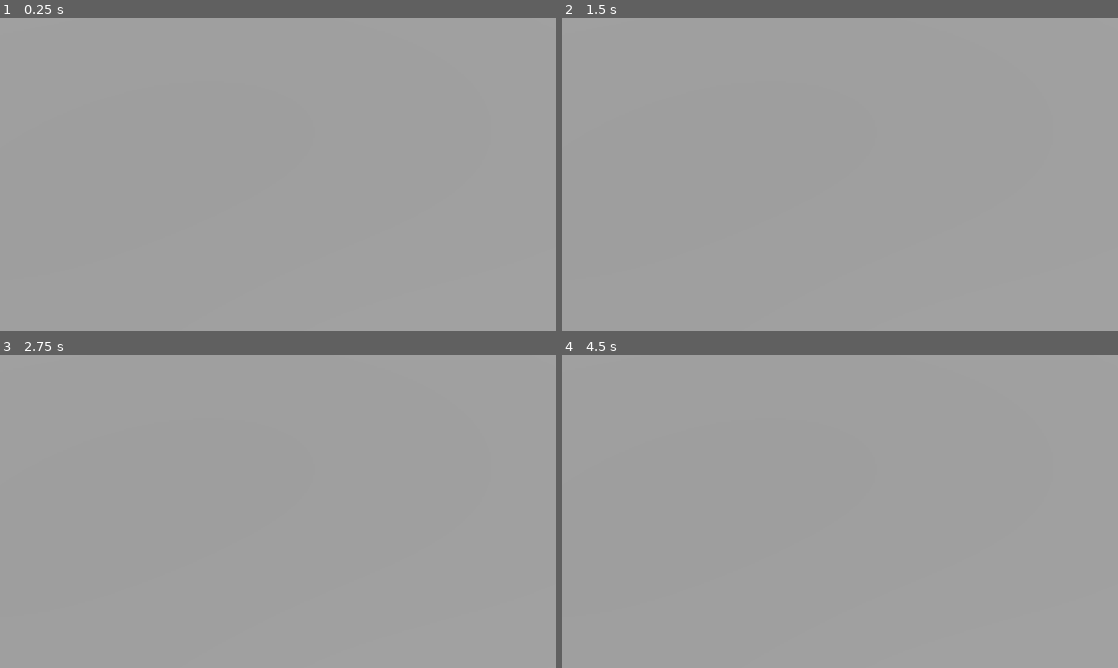
Above: before the commit, frames 1-4 (two rows, left to right).
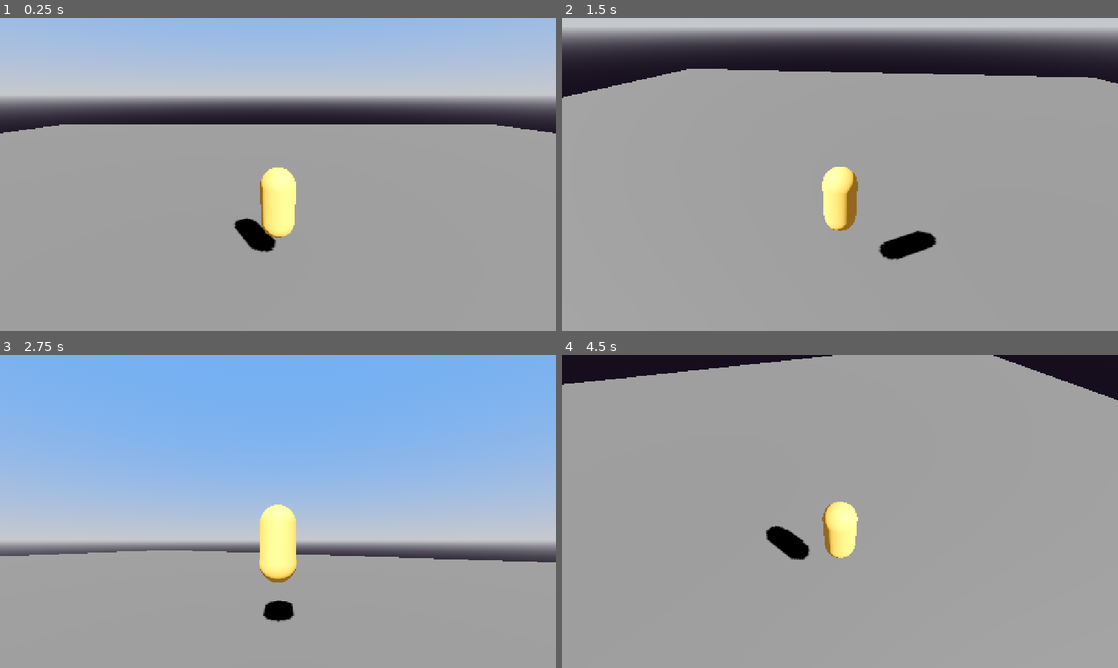
Above: after the commit, the same moments.

Repository: yojananyosef/viajero-tiempo
Game: Godot game, scene res://scenes/maps/Map_01_Origen.tscn
Same seed, same stepped clock (60 frames per second), same inputs: the game is played once before the commit and once after it.
Inputs (mouse positions are in pixels of both pictures, inside the frame that each line leads up to):
- Up to frame 1 (0.25 s): no input
- Up to frame 2 (1.5 s): move the mouse to (962, 158) at 0.52 s; hold D (move_right, bound only after the commit) 0.53-1.28 s; hold Shift (sprint, bound only after the commit) 0.53-1.28 s; click (962, 158) at 0.67 s; tap Space (jump, bound only after the commit) at 0.77, 0.8, 1.07, 1.35 s; move the mouse to (728, 190) at 1.27 s; hold S (move_back, bound only after the commit) from 1.28 s (still down); click (728, 190) at 1.42 s
- Up to frame 3 (2.75 s): tap Space (jump, bound only after the commit) at 1.52, 1.82, 2.3 s; tap Shift (sprint, bound only after the commit) at 1.55 s; move the mouse to (333, 442) at 2.02 s; release S (move_back, bound only after the commit) at 2.03 s; hold D (move_right, bound only after the commit) from 2.03 s (still down); hold Shift (sprint, bound only after the commit) from 2.03 s (still down); click (333, 442) at 2.17 s
- Up to frame 4 (4.5 s): move the mouse to (812, 574) at 2.77 s; release D (move_right, bound only after the commit) at 2.78 s; release Shift (sprint, bound only after the commit) at 2.78 s; hold W (move_forward, bound only after the commit) 2.78-3.53 s; tap Shift (sprint, bound only after the commit) at 2.85, 4.35 s; click (812, 574) at 2.92 s; tap Space (jump, bound only after the commit) at 3.02, 3.32, 3.6, 3.77, 4.07 s; move the mouse to (1006, 558) at 3.52 s; hold A (move_left, bound only after the commit) from 3.53 s (still down); click (1006, 558) at 3.67 s; tap Escape (ui_cancel) at 4.15 s; move the mouse to (673, 464) at 4.27 s; click (673, 464) at 4.42 s

The runs differ from the first frame. In frame 1, 35% of the frame differs, in the area x 0-100%, y 0-75%; in frame 2, 19%; in frame 3, 64%, in the area x 0-100%, y 0-86%; in frame 4, 5.4%.

Commit message:
feat(SPEC-001): traveler 3p jugable en Map_01
- mover.gd: walk/run/jump, coyote 0.1s, relativo a camara
- follow_camera.gd: SpringArm3D + lerp, orbita con raton
- Traveler.tscn: CharacterBody3D + capsula + rig de camara
- Map_01: spawn point + instancia, fuera camara estatica
- project.godot: InputMap move_*/jump/sprint

Diff:
--- a/project.godot
+++ b/project.godot
@@ -15,7 +15,7 @@
 
 [autoload]
 
-; Se activan en SPEC-001/002 cuando existan los scripts:
+; Se activan cuando existan los scripts (SPEC-002 crea save.gd):
 ; GameState="*res://scripts/core/game_state.gd"
 ; Net="*res://scripts/core/net.gd"
 ; Save="*res://scripts/core/save.gd"
@@ -33,9 +33,45 @@
 ; ENet por defecto. Servidor autoritativo. Instancias 8-20p.
 ; Ver openspec ADR-001.
 
+[input]
+
+move_forward={
+"deadzone": 0.2,
+"events": [Object(InputEventKey,"resource_local_to_scene":false,"resource_name":"","device":-1,"window_id":0,"alt_pressed":false,"shift_pressed":false,"ctrl_pressed":false,"meta_pressed":false,"pressed":false,"keycode":0,"physical_keycode":87,"key_label":0,"unicode":0,"location":0,"echo":false,"script":null)
+, Object(InputEventKey,"resource_local_to_scene":false,"resource_name":"","device":-1,"window_id":0,"alt_pressed":false,"shift_pressed":false,"ctrl_pressed":false,"meta_pressed":false,"pressed":false,"keycode":0,"physical_keycode":4194320,"key_label":0,"unicode":0,"location":0,"echo":false,"script":null)
+]
+}
+move_back={
+"deadzone": 0.2,
+"events": [Object(InputEventKey,"resource_local_to_scene":false,"resource_name":"","device":-1,"window_id":0,"alt_pressed":false,"shift_pressed":false,"ctrl_pressed":false,"meta_pressed":false,"pressed":false,"keycode":0,"physical_keycode":83,"key_label":0,"unicode":0,"location":0,"echo":false,"script":null)
+, Object(InputEventKey,"resource_local_to_scene":false,"resource_name":"","device":-1,"window_id":0,"alt_pressed":false,"shift_pressed":false,"ctrl_pressed":false,"meta_pressed":false,"pressed":false,"keycode":0,"physical_keycode":4194322,"key_label":0,"unicode":0,"location":0,"echo":false,"script":null)
+]
+}
+move_left={
+"deadzone": 0.2,
+"events": [Object(InputEventKey,"resource_local_to_scene":false,"resource_name":"","device":-1,"window_id":0,"alt_pressed":false,"shift_pressed":false,"ctrl_pressed":false,"meta_pressed":false,"pressed":false,"keycode":0,"physical_keycode":65,"key_label":0,"unicode":0,"location":0,"echo":false,"script":null)
+, Object(InputEventKey,"resource_local_to_scene":false,"resource_name":"","device":-1,"window_id":0,"alt_pressed":false,"shift_pressed":false,"ctrl_pressed":false,"meta_pressed":false,"pressed":false,"keycode":0,"physical_keycode":4194319,"key_label":0,"unicode":0,"location":0,"echo":false,"script":null)
+]
+}
+move_right={
+"deadzone": 0.2,
+"events": [Object(InputEventKey,"resource_local_to_scene":false,"resource_name":"","device":-1,"window_id":0,"alt_pressed":false,"shift_pressed":false,"ctrl_pressed":false,"meta_pressed":false,"pressed":false,"keycode":0,"physical_keycode":68,"key_label":0,"unicode":0,"location":0,"echo":false,"script":null)
+, Object(InputEventKey,"resource_local_to_scene":false,"resource_name":"","device":-1,"window_id":0,"alt_pressed":false,"shift_pressed":false,"ctrl_pressed":false,"meta_pressed":false,"pressed":false,"keycode":0,"physical_keycode":4194321,"key_label":0,"unicode":0,"location":0,"echo":false,"script":null)
+]
+}
+jump={
+"deadzone": 0.2,
+"events": [Object(InputEventKey,"resource_local_to_scene":false,"resource_name":"","device":-1,"window_id":0,"alt_pressed":false,"shift_pressed":false,"ctrl_pressed":false,"meta_pressed":false,"pressed":false,"keycode":0,"physical_keycode":32,"key_label":0,"unicode":0,"location":0,"echo":false,"script":null)
+]
+}
+sprint={
+"deadzone": 0.2,
+"events": [Object(InputEventKey,"resource_local_to_scene":false,"resource_name":"","device":-1,"window_id":0,"alt_pressed":false,"shift_pressed":false,"ctrl_pressed":false,"meta_pressed":false,"pressed":false,"keycode":0,"physical_keycode":4194325,"key_label":0,"unicode":0,"location":0,"echo":false,"script":null)
+]
+}
+
 [rendering]
 
-renderer/rendering_method="forward_plus"
 renderer/rendering_method.mobile="forward_plus"
 textures/vram_compression/import_etc2_astc=true
 environment/defaults/default_clear_color=Color(0.05, 0.06, 0.1, 1)
--- a/scenes/maps/Map_01_Origen.tscn
+++ b/scenes/maps/Map_01_Origen.tscn
@@ -1,4 +1,6 @@
-[gd_scene load_steps=6 format=3 uid="uid://viajero_map01_origen"]
+[gd_scene load_steps=7 format=3 uid="uid://viajero_map01_origen"]
+
+[ext_resource type="PackedScene" path="res://scenes/player/Traveler.tscn" id="1"]
 
 [sub_resource type="ProceduralSkyMaterial" id="SkyMat_1"]
 sky_top_color = Color(0.35, 0.55, 0.9, 1)
@@ -29,10 +31,11 @@
 [node name="WorldEnvironment" type="WorldEnvironment" parent="."]
 environment = SubResource("Environment_1")
 
-[node name="Camera3D" type="Camera3D" parent="."]
-transform = Transform3D(1, 0, 0, 0, 0.707107, 0.707107, 0, -0.707107, 0.707107, 0, 4, 8)
-current = true
-fov = 60.0
+[node name="SpawnPoint" type="Node3D" parent="."]
+transform = Transform3D(1, 0, 0, 0, 1, 0, 0, 0, 1, 0, 1, 0)
+
+[node name="Traveler" parent="." instance=ExtResource("1")]
+transform = Transform3D(1, 0, 0, 0, 1, 0, 0, 0, 1, 0, 1, 0)
 
 [node name="Ground" type="StaticBody3D" parent="."]
 
--- /dev/null
+++ b/scenes/player/Traveler.tscn
@@ -0,0 +1,43 @@
+[gd_scene load_steps=6 format=3]
+
+[ext_resource type="Script" path="res://scripts/gameplay/mover.gd" id="1"]
+[ext_resource type="Script" path="res://scripts/gameplay/follow_camera.gd" id="2"]
+
+[sub_resource type="CapsuleShape3D" id="CapShape"]
+radius = 0.4
+height = 1.7
+
+[sub_resource type="StandardMaterial3D" id="TunicMat"]
+albedo_color = Color(0.98, 0.78, 0.42, 1)
+roughness = 0.6
+emission_enabled = true
+emission = Color(0.45, 0.32, 0.12, 1)
+
+[sub_resource type="CapsuleMesh" id="CapMesh"]
+material = SubResource("TunicMat")
+radius = 0.4
+height = 1.7
+
+[node name="Traveler" type="CharacterBody3D"]
+collision_layer = 2
+collision_mask = 1
+script = ExtResource("1")
+
+[node name="CollisionShape3D" type="CollisionShape3D" parent="."]
+transform = Transform3D(1, 0, 0, 0, 1, 0, 0, 0, 1, 0, 0.9, 0)
+shape = SubResource("CapShape")
+
+[node name="Visual" type="MeshInstance3D" parent="."]
+transform = Transform3D(1, 0, 0, 0, 1, 0, 0, 0, 1, 0, 0.9, 0)
+mesh = SubResource("CapMesh")
+
+[node name="CameraRig" type="SpringArm3D" parent="."]
+transform = Transform3D(1, 0, 0, 0, 1, 0, 0, 0, 1, 0, 1.6, 0)
+collision_mask = 1
+spring_length = 5.5
+margin = 0.3
+script = ExtResource("2")
+
+[node name="Camera3D" type="Camera3D" parent="CameraRig"]
+current = true
+fov = 65.0
--- /dev/null
+++ b/scripts/gameplay/follow_camera.gd
@@ -0,0 +1,45 @@
+extends SpringArm3D
+## SPEC-001 — Cámara follow en 3ª persona (SpringArm3D + Camera3D).
+## Sigue al Traveler (es hija suya) con órbita suavizada por lerp.
+## Clic captura el ratón para orbitar; Esc lo libera. Sin captura usa el
+## encuadre fijo, así que el juego es jugable solo con teclado.
+
+@export var target_yaw: float = 0.0
+@export var target_pitch_deg: float = -18.0
+@export var smooth: float = 10.0
+@export var mouse_sensitivity: float = 0.0035
+@export var min_pitch_deg: float = -60.0
+@export var max_pitch_deg: float = 20.0
+
+@onready var _cam: Camera3D = $Camera3D
+
+
+func _ready() -> void:
+	rotation = Vector3(deg_to_rad(target_pitch_deg), target_yaw, 0.0)
+	if is_instance_valid(_cam):
+		_cam.current = true
+
+
+func _unhandled_input(event: InputEvent) -> void:
+	if event is InputEventMouseButton:
+		var mb := event as InputEventMouseButton
+		if mb.button_index == MOUSE_BUTTON_LEFT and mb.pressed:
+			Input.mouse_mode = Input.MOUSE_MODE_CAPTURED
+	elif event is InputEventMouseMotion and Input.mouse_mode == Input.MOUSE_MODE_CAPTURED:
+		var mm := event as InputEventMouseMotion
+		target_yaw -= mm.relative.x * mouse_sensitivity
+		target_pitch_deg = clampf(
+			target_pitch_deg - mm.relative.y * mouse_sensitivity * 57.2958,
+			min_pitch_deg, max_pitch_deg
+		)
+	if event.is_action_pressed("ui_cancel") and Input.mouse_mode == Input.MOUSE_MODE_CAPTURED:
+		Input.mouse_mode = Input.MOUSE_MODE_VISIBLE
+
+
+func _process(delta: float) -> void:
+	var want := Vector3(deg_to_rad(target_pitch_deg), target_yaw, 0.0)
+	# Lerp por componentes (pitch/yaw); el roll siempre 0.
+	var t: float = minf(1.0, smooth * delta)
+	rotation.x = lerp_angle(rotation.x, want.x, t)
+	rotation.y = lerp_angle(rotation.y, want.y, t)
+	rotation.z = 0.0
--- /dev/null
+++ b/scripts/gameplay/mover.gd
@@ -0,0 +1,54 @@
+extends CharacterBody3D
+## SPEC-001 — Mover terrestre del Traveler (sin red, sin saves).
+## Walk/run/jump con gravedad, coyote 0.1s y giro suavizado del visual.
+## Movimiento relativo a la cámara (yaw del SpringArm3D hijo).
+
+@export var walk_speed: float = 4.5
+@export var run_speed: float = 7.0
+@export var jump_velocity: float = 5.0
+@export var acceleration: float = 30.0
+@export var turn_speed: float = 12.0
+@export var gravity_scale: float = 1.0
+
+const COYOTE_TIME: float = 0.1
+
+var _coyote: float = 0.0
+var _gravity: float = ProjectSettings.get_setting("physics/3d/default_gravity", 9.8)
+
+@onready var _visual: MeshInstance3D = $Visual
+@onready var _rig: SpringArm3D = $CameraRig
+
+
+func _physics_process(delta: float) -> void:
+	var input_vec := Vector2(
+		Input.get_axis("move_left", "move_right"),
+		Input.get_axis("move_forward", "move_back")
+	)
+	if input_vec.length() > 1.0:
+		input_vec = input_vec.normalized()
+
+	# Dirección relativa al yaw de la cámara para que WASD siga al encuadre.
+	var yaw: float = _rig.global_rotation.y if is_instance_valid(_rig) else global_rotation.y
+	var dir: Vector3 = Basis(Vector3.UP, yaw) * Vector3(input_vec.x, 0.0, input_vec.y)
+
+	# Gravedad + coyote.
+	if is_on_floor():
+		_coyote = COYOTE_TIME
+	else:
+		velocity.y -= _gravity * gravity_scale * delta
+		_coyote -= delta
+
+	if Input.is_action_just_pressed("jump") and (is_on_floor() or _coyote > 0.0):
+		velocity.y = jump_velocity
+		_coyote = 0.0
+
+	var speed: float = run_speed if Input.is_action_pressed("sprint") else walk_speed
+	var target := Vector3(dir.x * speed, velocity.y, dir.z * speed)
+	velocity.x = move_toward(velocity.x, target.x, acceleration * delta)
+	velocity.z = move_toward(velocity.z, target.z, acceleration * delta)
+	move_and_slide()
+
+	# Gira solo el visual: el cuerpo no rota para no arrastrar la cámara hija.
+	if dir.length() > 0.1 and is_instance_valid(_visual):
+		var target_yaw := atan2(dir.x, dir.z)
+		_visual.rotation.y = lerp_angle(_visual.rotation.y, target_yaw, minf(1.0, turn_speed * delta))
Not shown, added: scripts/gameplay/follow_camera.gd.uid
Not shown, added: scripts/gameplay/mover.gd.uid
